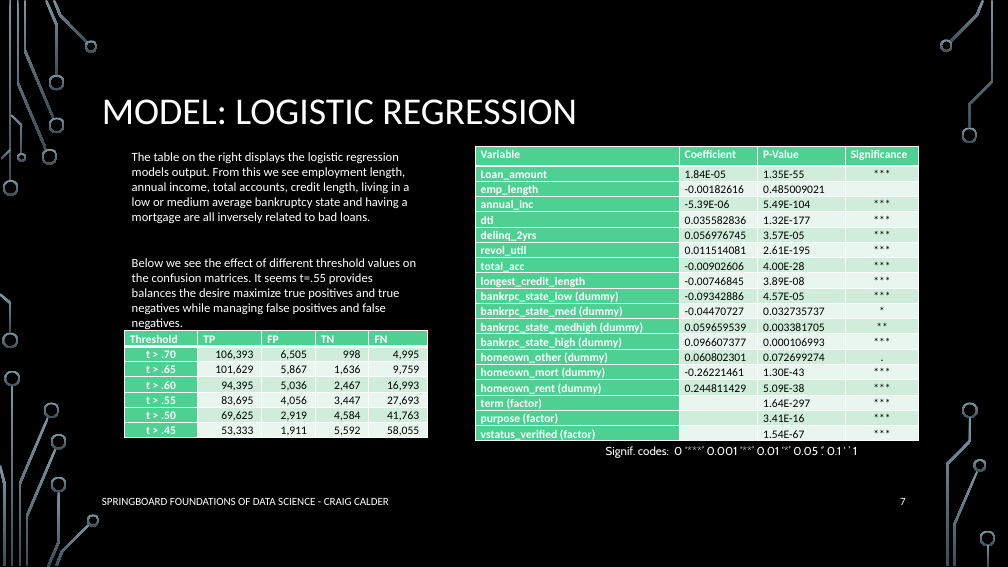
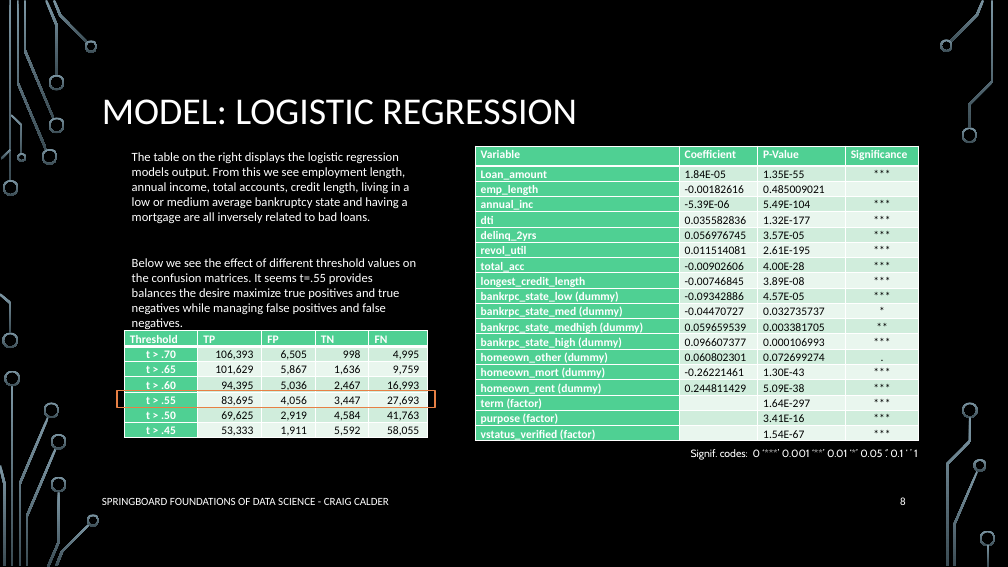
Before and after one commit to clcinpdx/datascience, a slide deck: slide 8 of capstone/Calder-Capstone-Models_LOGREG_TREE.pptx (slide 7 before the commit). Drawn at 1008x567 pixels with LibreOffice and Linux fonts; fonts in the diff are those of the drawing; background and template pictures are left out. Boxes give left, top, right and bottom in pixels: in the first picture for what was removed or moved away, otherwise in the second. Text is boxed around its words. In the diff, an @@ line names an element or a change of style, - is before the commit and + after.

```diff
--- a/capstone/Calder-Capstone-Models_LOGREG_TREE.pptx
+++ b/capstone/Calder-Capstone-Models_LOGREG_TREE.pptx
@@ rectangle added at <box>117,390,436,407</box>, outline #E78045 1.25 pt @@
@@ text "Signif. codes: 0 ‘***’ 0.001 ...": place and size @@
-text "Signif. codes: 0 ‘***’ 0.001 ..." at <box>606,446,857,458</box>
+text "Signif. codes: 0 ‘***’ 0.001 ..." at <box>691,449,918,460</box>
@@ text "Signif. codes: 0 ‘***’ 0.001 ..." at <box>691,449,918,460</box>: size 11 to 10 pt @@
@@ page number at <box>900,497,906,505</box>: text changed @@
-7
+8
```
Also in this commit, not shown: 4 other slides changed, 5 slides added, 1 slide removed, 2 other files.
